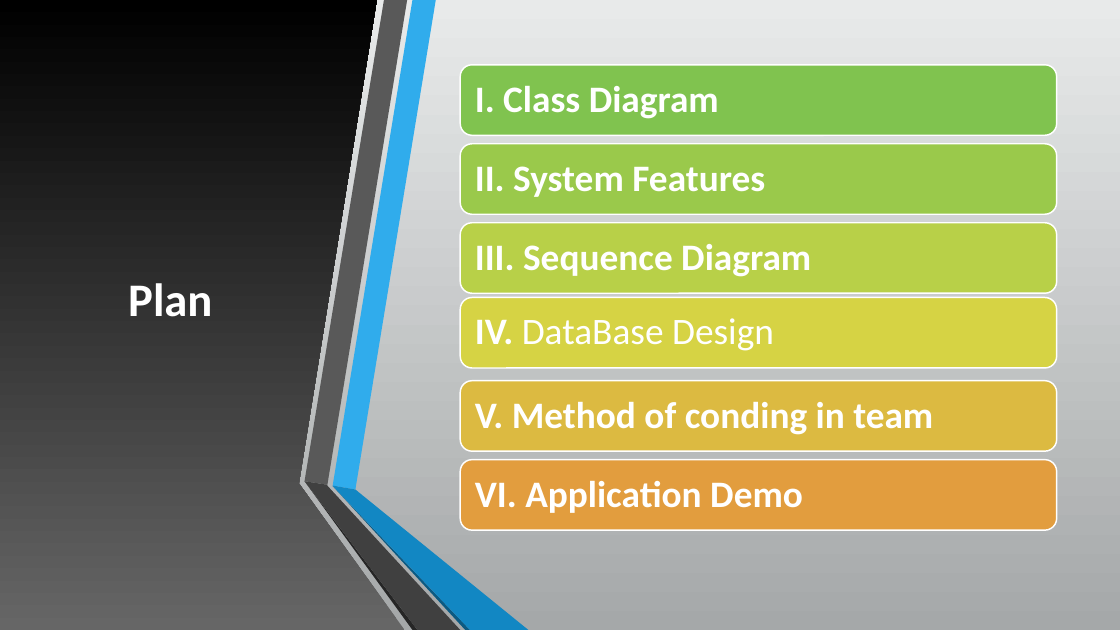
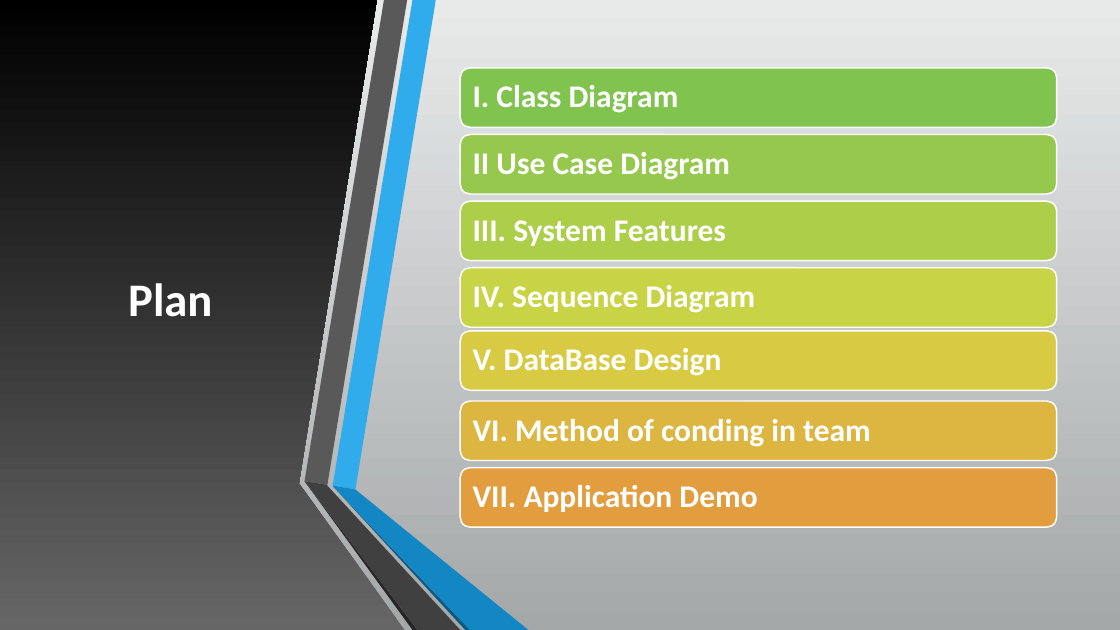
Before and after one commit to LACHHABAYOUB/MPPPROJECTAIRLINE, a slide deck: slide 2 of src/Additional/Presentation/PresentationAirlineReservationSystem.pptx. Drawn at 1120x630 pixels with LibreOffice and Linux fonts; fonts in the diff are those of the drawing. Boxes give left, top, right and bottom in pixels: in the first picture for what was removed or moved away, otherwise in the second. Text is boxed around its words. In the diff, an @@ line names an element or a change of style, - is before the commit and + after.

```diff
--- a/src/Additional/Presentation/PresentationAirlineReservationSystem.pptx
+++ b/src/Additional/Presentation/PresentationAirlineReservationSystem.pptx
@@ rounded rectangle: place and size @@
-rounded rectangle at (460,65,1057,135)
+rounded rectangle at (460,68,1057,128)
@@ text "I. Class Diagram" at (473,85,679,113): size 32 to 27 pt; less space between paragraphs @@
@@ rounded rectangle: place and size @@
-rounded rectangle at (460,144,1057,214)
+rounded rectangle at (460,134,1057,194)
@@ rounded rectangle at (460,134,1057,194): fill #9AC94B to #95C84C @@
@@ text added at (473,152,730,180), 27 pt, text #FFFFFF, bold @@
+II Use Case Diagram
@@ rounded rectangle: place and size @@
-rounded rectangle at (460,223,1057,293)
+rounded rectangle at (460,201,1057,260)
@@ rounded rectangle at (460,201,1057,260): fill #B8D048 to #ADCE49 @@
@@ text at (473,220,726,246): text changed; size 32 to 27 pt @@
-II. System Features
+III. System Features
@@ rounded rectangle added at (460,268,1057,328), fill #C8D346, outline #FFFFFF 1.25 pt @@
@@ text at (473,285,756,313): text changed; size 32 to 27 pt @@
-III. Sequence Diagram
+IV. Sequence Diagram
@@ rounded rectangle: place and size @@
-rounded rectangle at (460,297,1057,368)
+rounded rectangle at (460,331,1057,391)
@@ rounded rectangle at (460,331,1057,391): fill #D6D344 to #D8CB43 @@
@@ text at (473,348,722,376): text changed; size 32 to 27 pt; bold on @@
-IV. DataBase Design
+V. DataBase Design
@@ rounded rectangle: place and size @@
-rounded rectangle at (460,381,1057,451)
+rounded rectangle at (460,401,1057,460)
@@ rounded rectangle at (460,401,1057,460): fill #DCBA41 to #DDB541 @@
@@ text at (473,419,871,447): text changed; size 32 to 27 pt @@
-V. Method of conding in team
+VI. Method of conding in team
@@ rounded rectangle: place and size @@
-rounded rectangle at (460,460,1057,530)
+rounded rectangle at (460,468,1057,528)
@@ text at (473,485,757,512): text changed; size 32 to 27 pt @@
-VI. Application Demo
+VII. Application Demo
```
Also in this commit, not shown: 1 other slide changed, 2 slides added, 1 other file.
